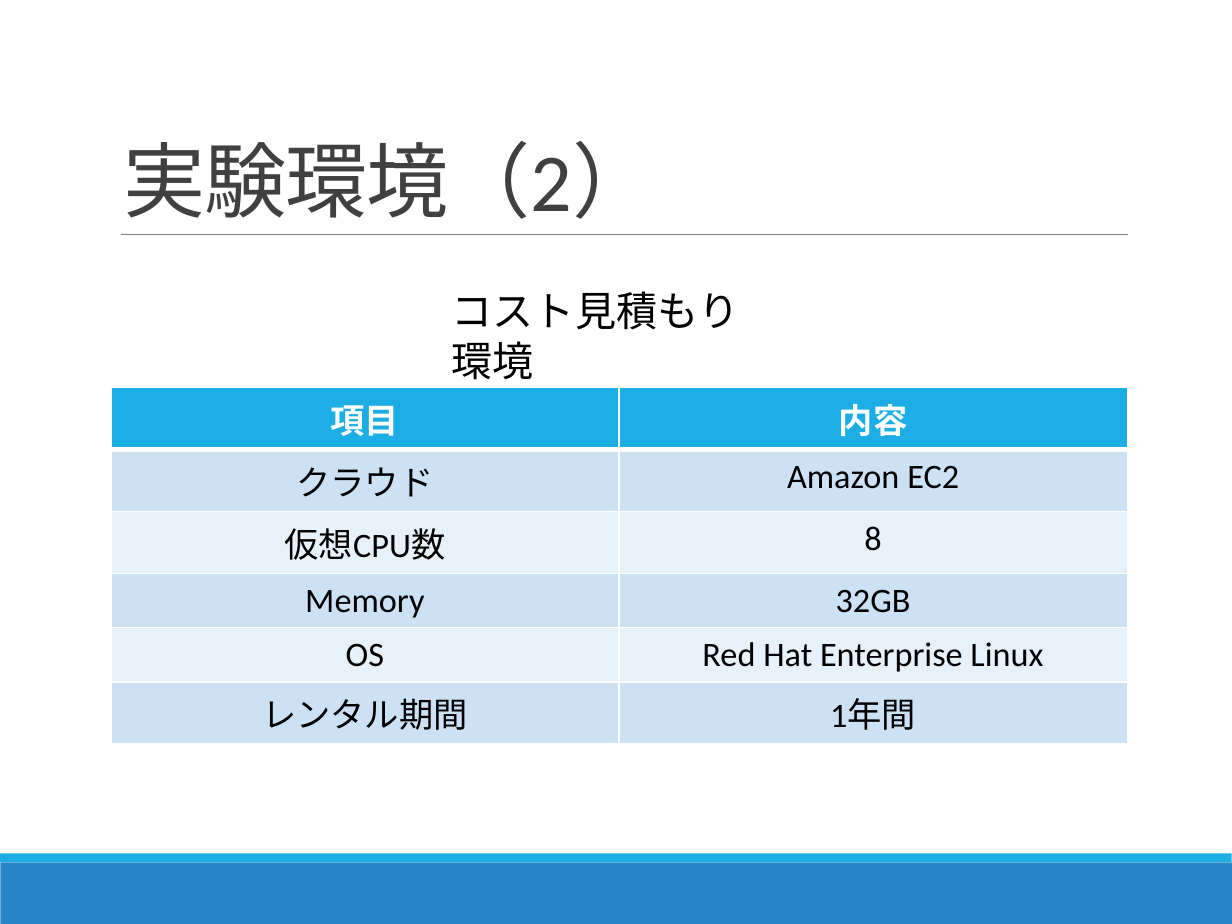
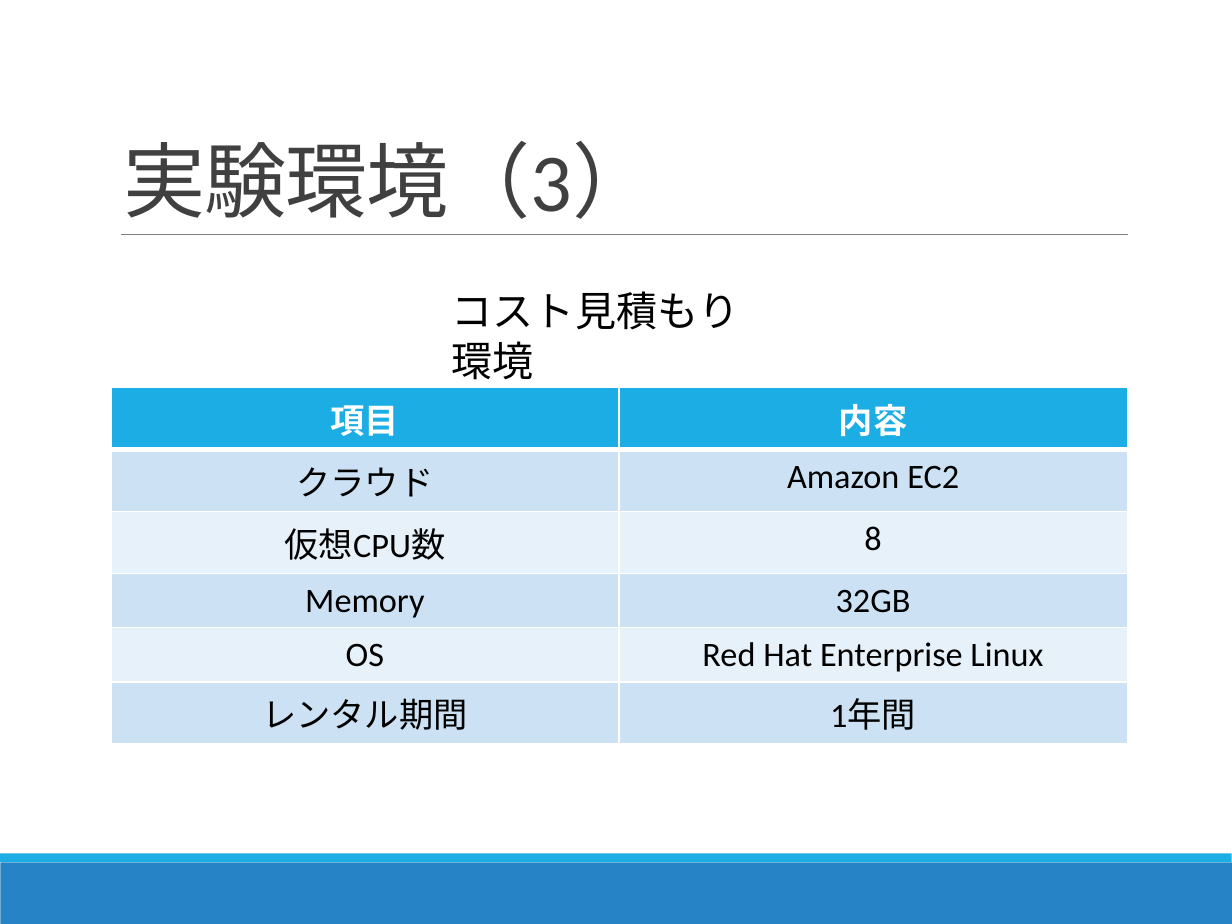
Before and after one commit to Kota0823/Document, a slide deck: slide 23 of 輪講2019-1_鈴木洸太.pptx (slide 22 before the commit). Drawn at 1232x924 pixels with LibreOffice and Linux fonts; fonts in the diff are those of the drawing. Boxes give left, top, right and bottom in pixels: in the first picture for what was removed or moved away, otherwise in the second. Text is boxed around its words. In the diff, an @@ line names an element or a change of style, - is before the commit and + after.

```diff
--- a/輪講2019-1_鈴木洸太.pptx
+++ b/輪講2019-1_鈴木洸太.pptx
@@ title at (x1=123, y1=141, x2=654, y2=219): text changed @@
-実験環境（2）
+実験環境（3）
```
Also in this commit, not shown: 3 other slides changed, 2 slides added, 1 other file.
